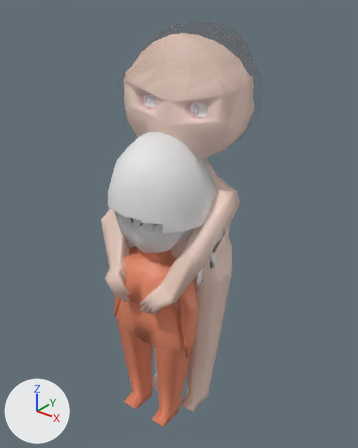
Before and after pictures for a commit that changed the FBX model Assets/角色模型測試/角色動畫/基本Q版模型雙角色動畫.fbx.
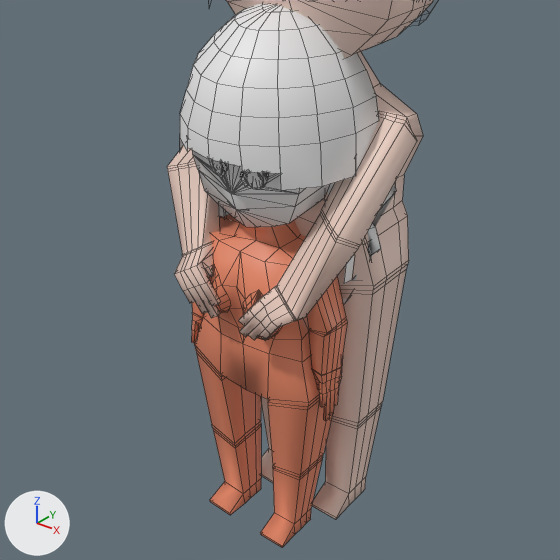
Each version appears first whole from a camera (50 mm lens) standing at (5.5, -5.91, 8.34) and looking at (0.04, 0.91, 4.11), and next in a close-up on the part from 3% to 88% of the width and 29% to 97% of the height. Every picture has the same lights, and +X, +Y and +Z are marked at lower left. Both versions are drawn at frame 1 of the action '骨架|骨架Action'; the numbers are the values there. The close-ups show mesh edges as thin lines.

In view in the first close-up: '身體', '身體.001'.
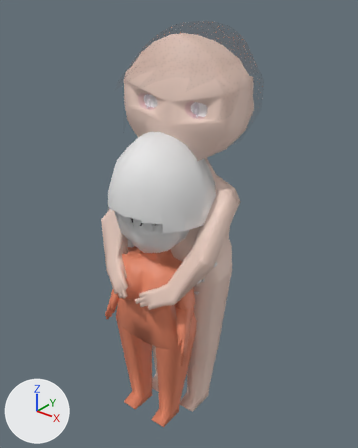
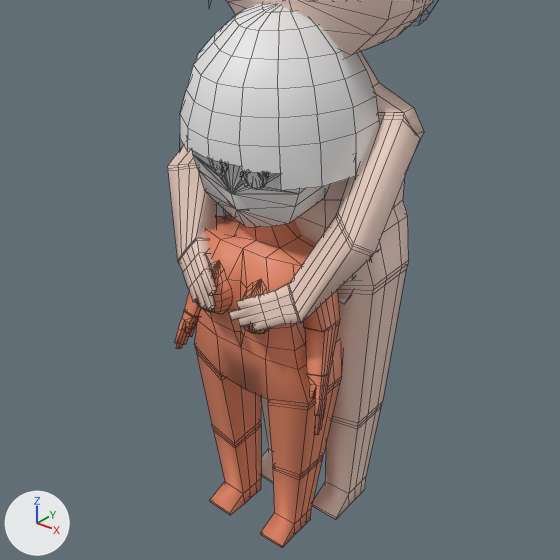
Where the change shows, as pixel boxes [x1, y1, x2, y2] in the close-ups (560 x 560 px):
'身體', posed: before [179, 4, 396, 548]; after [174, 4, 381, 548]
'身體.001', posed: before [167, 0, 433, 519]; after [168, 0, 433, 519]
bone 'LeftArm', root to tip: before (315, 269) to (327, 324); after (315, 269) to (321, 324)
bone 'LeftForearm', root to tip: before (327, 324) to (328, 367); after (321, 324) to (320, 373)
bone 'RightArm', root to tip: before (216, 227) to (212, 274); after (216, 227) to (213, 274)
bone 'RightForearm', root to tip: before (212, 274) to (207, 309); after (213, 274) to (198, 312)
bone 'LeftChest', root to tip: before (274, 304) to (262, 327); after (271, 306) to (253, 318)
bone 'RightChest', root to tip: before (226, 280) to (206, 296); after (222, 283) to (204, 294)
bone 'LeftArm', root to tip: before (394, 126) to (340, 229); after (394, 126) to (355, 234)
bone 'LeftForearm', root to tip: before (340, 229) to (287, 303); after (355, 234) to (294, 302)
bone 'LeftPalm (middle finger)', root to tip: before (287, 303) to (274, 307); after (294, 302) to (280, 302)
bone 'LeftFinger (middle finger)', root to tip: before (258, 317) to (245, 330); after (262, 307) to (235, 315)
bone 'LeftPalm (ring finger)', root to tip: before (287, 303) to (278, 313); after (294, 302) to (282, 309)
bone 'LeftFinger (ring finger)', root to tip: before (262, 324) to (251, 335); after (264, 315) to (242, 321)
bone 'LeftPalm (little finger)', root to tip: before (287, 303) to (282, 321); after (294, 302) to (285, 318)
bone 'LeftFinger (little finger)', root to tip: before (266, 331) to (260, 337); after (266, 323) to (254, 326)
bone 'LeftPalm (index finger)', root to tip: before (287, 303) to (270, 299); after (294, 302) to (278, 293)
bone 'LeftFinger (index finger)', root to tip: before (254, 309) to (245, 319); after (259, 299) to (240, 304)
bone 'LeftPalm (thumb)', root to tip: before (287, 303) to (273, 303); after (294, 302) to (279, 297)
bone 'RightForearm', root to tip: before (188, 166) to (195, 253); after (188, 166) to (191, 254)
bone 'RightPalm (middle finger)', root to tip: before (195, 253) to (194, 263); after (191, 254) to (192, 261)
bone 'RightKnuckle (middle finger)', root to tip: before (194, 263) to (191, 282); after (192, 261) to (196, 277)
bone 'RightFinger (middle finger)', root to tip: before (191, 282) to (204, 307); after (196, 277) to (204, 302)
bone 'RightPalm (ring finger)', root to tip: before (195, 253) to (190, 265); after (191, 254) to (189, 265)
bone 'RightFinger (ring finger)', root to tip: before (187, 283) to (198, 303); after (192, 281) to (199, 301)
bone 'RightPalm (little finger)', root to tip: before (195, 253) to (186, 266); after (191, 254) to (185, 269)
bone 'RightPalm (index finger)', root to tip: before (195, 253) to (199, 262); after (191, 254) to (196, 256)
bone 'RightKnuckle (index finger)', root to tip: before (199, 262) to (196, 280); after (196, 256) to (200, 272)
bone 'RightFinger (index finger)', root to tip: before (196, 280) to (205, 298); after (200, 272) to (206, 290)

What the commit changed:
Bone 'LeftArm' (bone_leftarm) turns from (5, -6, -79) to (8, 4, -83) degrees about its own x, y and z.
Bone 'LeftForearm' (bone_leftforearm) turns from (10, 23, -8) to (33, -21, -5) degrees about its own x, y and z.
Bone 'RightArm' (bone_rightarm) turns from (8, -4, 82) to (8, -4, 84) degrees about its own x, y and z.
Bone 'RightForearm' (bone_rightforearm) turns from (5, -4, 5) to (22, 4, 3) degrees about its own x, y and z.
Bone 'LeftChest' (bone_leftchest) moves from (0.0, -0.023, 0.0) to (0.0, 0.0, 0.0).
Bone 'LeftChest' (bone_leftchest) turns from (-38, -9, 12) to (0, 0, 0) degrees about its own x, y and z.
Bone 'RightChest' (bone_rightchest) moves from (0.0, -0.031, 0.0) to (0.0, 0.0, 0.0).
Bone 'RightChest' (bone_rightchest) turns from (-21, 0, -16) to (0, 0, 0) degrees about its own x, y and z.
Bone 'LeftArm' (bone_leftarm_) turns from (98, 39, 9) to (96, 40, 20) degrees about its own x, y and z.
Bone 'LeftForearm' (bone_leftforearm_) turns from (22, 24, -13) to (37, 14, -8) degrees about its own x, y and z.
Bone 'LeftPalm (middle finger)' (bone_leftpalm__middle_finger) turns from (-3, -33, 24) to (3, -42, 29) degrees about its own x, y and z.
Bone 'LeftFinger (middle finger)' (bone_leftfinger__middle_finger) turns from (-2, -23, -24) to (0, 0, 0) degrees about its own x, y and z.
Bone 'LeftPalm (ring finger)' (bone_leftpalm__ring_finger) turns from (1, -40, 2) to (12, -51, 0) degrees about its own x, y and z.
Bone 'LeftFinger (ring finger)' (bone_leftfinger__ring_finger) turns from (-1, -23, -25) to (0, 0, 0) degrees about its own x, y and z.
Bone 'LeftPalm (little finger)' (bone_leftpalm__little_finger) turns from (11, -36, -20) to (26, -43, -29) degrees about its own x, y and z.
Bone 'LeftFinger (little finger)' (bone_leftfinger__little_finger) turns from (-2, -23, -25) to (0, 0, 0) degrees about its own x, y and z.
Bone 'LeftPalm (index finger)' (bone_leftpalm__index_finger) turns from (4, -21, 34) to (13, -27, 40) degrees about its own x, y and z.
Bone 'LeftFinger (index finger)' (bone_leftfinger__index_finger) turns from (-3, -23, -24) to (0, 0, 0) degrees about its own x, y and z.
Bone 'LeftPalm (thumb)' (bone_leftpalm__thumb) turns from (22, -25, 20) to (35, -27, 21) degrees about its own x, y and z.
Bone 'RightForearm' (bone_rightforearm_) turns from (48, -5, 7) to (44, -8, 8) degrees about its own x, y and z.
Bone 'RightPalm (middle finger)' (bone_rightpalm__middle_finger) turns from (-20, 30, -26) to (3, 42, -29) degrees about its own x, y and z.
Bone 'RightKnuckle (middle finger)' (bone_rightknuckle__middle_finger) turns from (-3, 3, -7) to (0, 0, 0) degrees about its own x, y and z.
Bone 'RightFinger (middle finger)' (bone_rightfinger__middle_finger) turns from (-7, -21, 43) to (0, 0, 0) degrees about its own x, y and z.
Bone 'RightPalm (ring finger)' (bone_rightpalm__ring_finger) turns from (-16, 38, -4) to (12, 51, 0) degrees about its own x, y and z.
Bone 'RightFinger (ring finger)' (bone_rightfinger__ring_finger) turns from (-5, -21, 43) to (0, 0, 0) degrees about its own x, y and z.
Bone 'RightPalm (little finger)' (bone_rightpalm__little_finger) turns from (-6, 35, 18) to (26, 43, 29) degrees about its own x, y and z.
Bone 'RightPalm (index finger)' (bone_rightpalm__index_finger) turns from (-12, 17, -37) to (13, 27, -40) degrees about its own x, y and z.
Bone 'RightKnuckle (index finger)' (bone_rightknuckle__index_finger) turns from (-3, 3, -7) to (0, 0, 0) degrees about its own x, y and z.
Bone 'RightFinger (index finger)' (bone_rightfinger__index_finger) turns from (-9, -20, 43) to (0, 0, 0) degrees about its own x, y and z.
